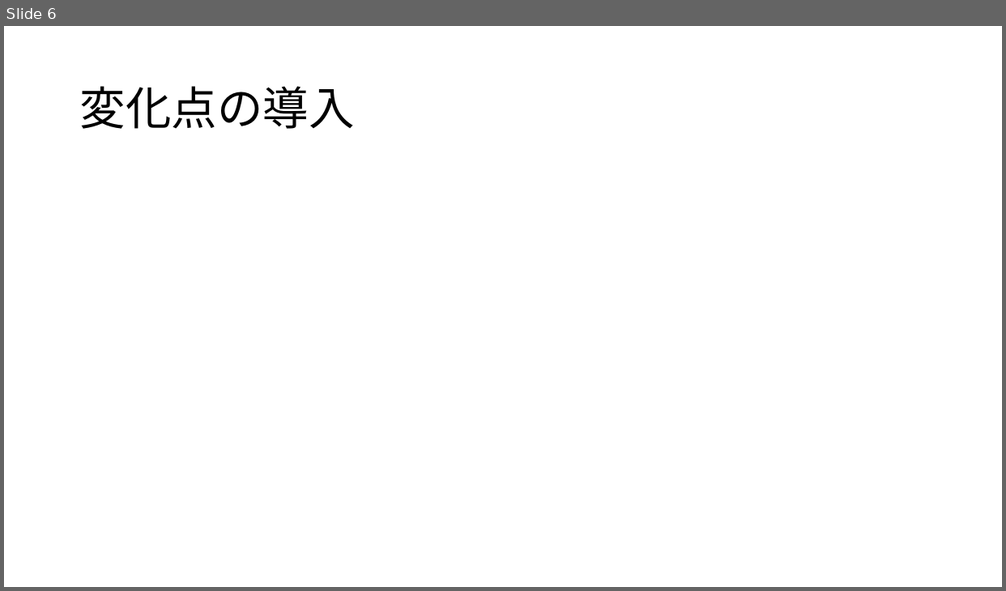
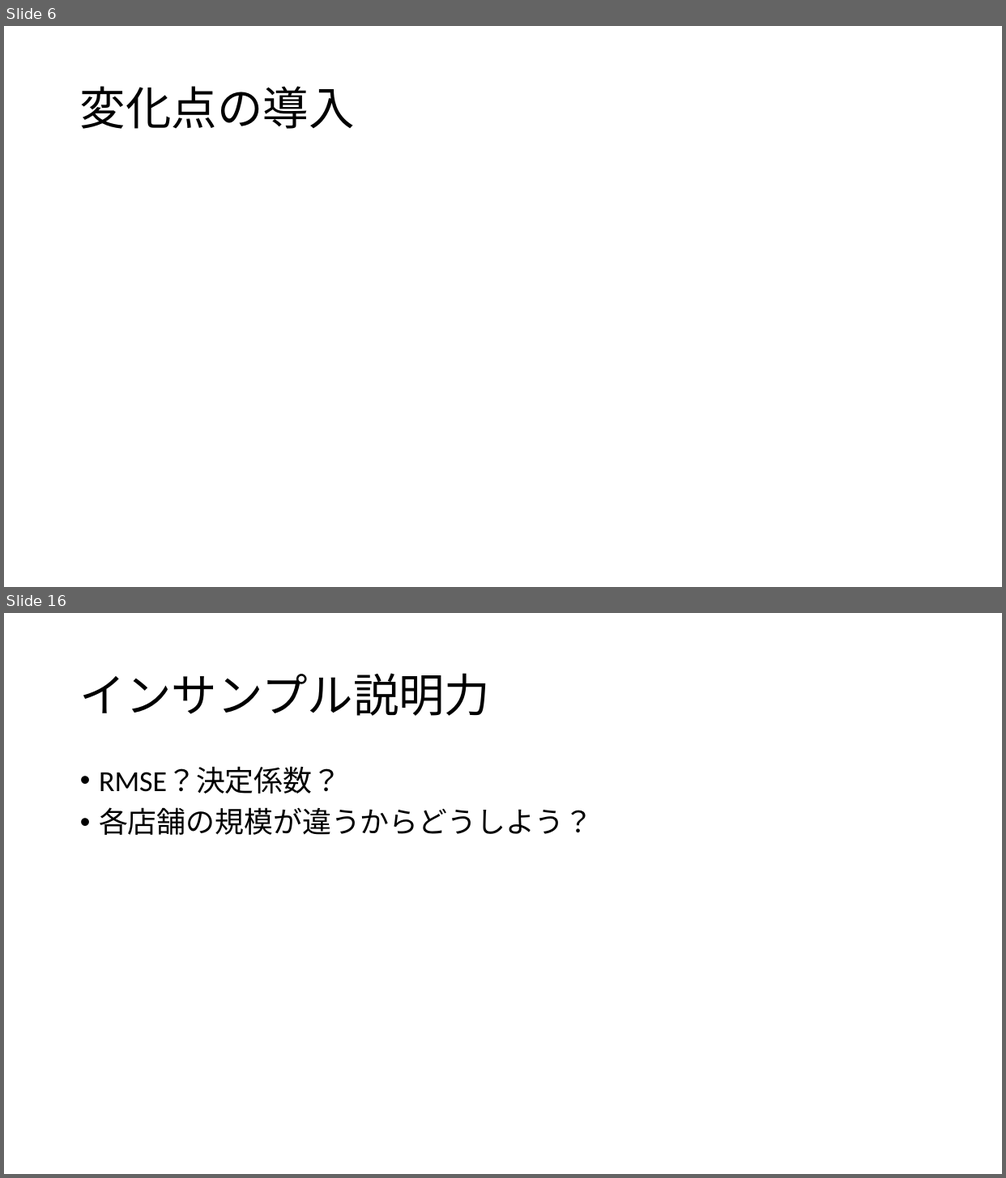
Before and after one commit to kur0cky/DA2017, a slide deck: 最終報告/1.pptx. Shown one above the other, each under a label of ours: slide 6 before the commit, slides 6 and 16 after it; the slides between them are not shown. The pictures are 1006x591 and 1006x1178 pixels, drawn with LibreOffice and Linux fonts; fonts in the diff are those of the drawing; grey boxes stand for pictures. Boxes give left, top, right and bottom in pixels: in the first picture for what was removed or moved away, otherwise in the second. Text is boxed around its words. In the diff, an @@ line names an element or a change of style, - is before the commit and + after.

```diff
--- a/最終報告/1.pptx
+++ b/最終報告/1.pptx
@@ slide 16 added at (4,613,1002,1174), background #FFFFFF @@
@@ title added at (80,673,490,716), 44 pt, text #000000 @@
+インサンプル説明力
@@ text added at (99,767,593,835), 28 pt, text #000000 @@
+• RMSE？決定係数？
+• 各店舗の規模が違うからどうしよう？
```
Also in this commit, not shown: 9 other slides added, 1 slide removed.
